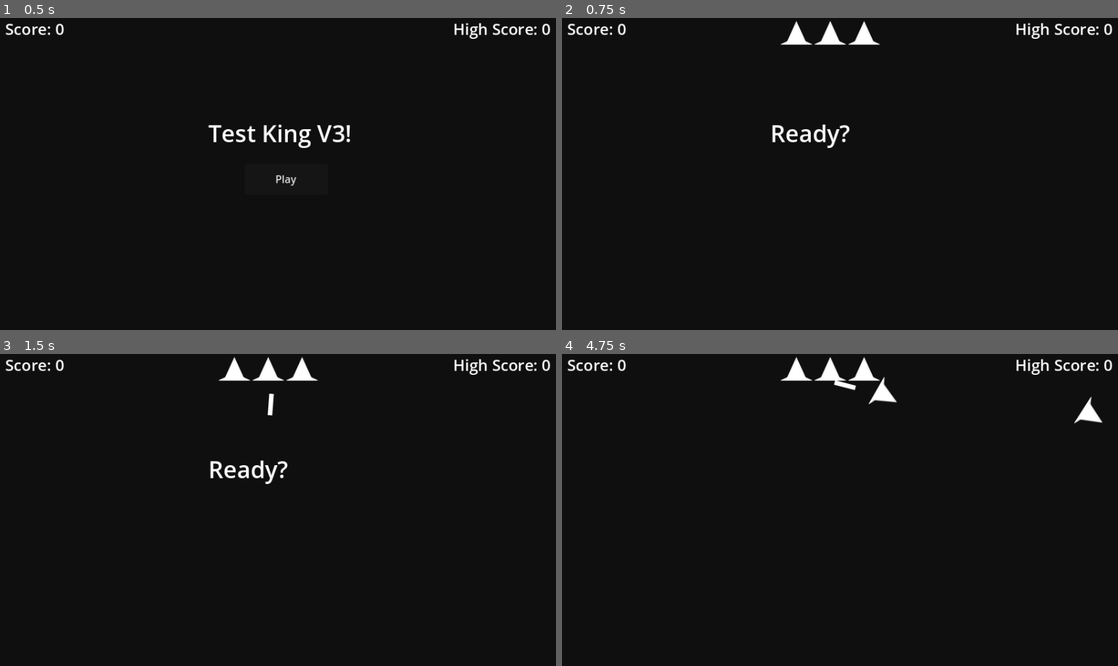
Above: before the commit, frames 1-4 (two rows, left to right).
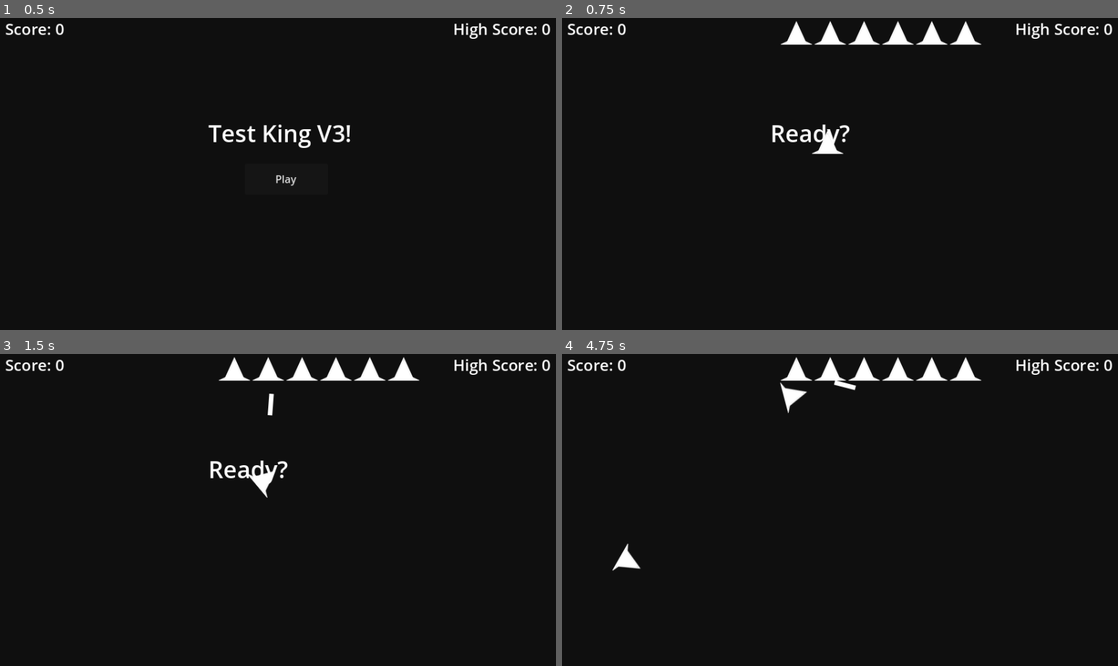
Above: after the commit, the same moments.

Repository: BlakeAvery/fg-asteroids
Game: Godot game, scene res://scenes/game.tscn
The game is run twice, just before and just after one commit, with the same random seed, the same clock (stepped at 60 frames per second) and the same inputs.
Inputs:
- Up to frame 1 (0.5 s): no input
- Up to frame 2 (0.75 s): click "Play" at 0.5 s
- Up to frame 3 (1.5 s): tap Enter at 1.25 s; hold D (right) from 1.28 s (still down); hold Space (shoot) from 1.28 s (still down)
- Up to frame 4 (4.75 s): release D (right) at 2.03 s; release Space (shoot) at 2.03 s; hold A (left) 2.03-2.78 s; tap Space (shoot) at 2.1, 3.6 s; hold D (right) 2.78-3.53 s; hold Space (shoot) 2.78-3.53 s; hold W (accel) 3.53-4.28 s; hold A (left) from 4.28 s (still down); hold Space (shoot) from 4.28 s (still down)

Frame 1 is identical in both runs. In frame 2, 0.7% of the frame differs, in the area x 44-76%, y 0-44%; in frame 3, 0.7%; in frame 4, 1.3%, in the area x 9-98%, y 0-70%.

Commit message:
UI implemented, kinda working. Asteroid soon

Diff:
--- a/scenes/game.tscn
+++ b/scenes/game.tscn
@@ -31,9 +31,16 @@
 
 [node name="RespawnTimer" type="Timer" parent="."]
 wait_time = 4.0
+one_shot = true
 
 [node name="UI" parent="." instance=ExtResource("3_ad3we")]
+
+[node name="EnemyShipSpawnTimer" type="Timer" parent="."]
+wait_time = 3.7
+
+[node name="AsteroidSpawnTimer" type="Timer" parent="."]
 
 [connection signal="death" from="Player" to="." method="_on_player_death"]
 [connection signal="shoot" from="Player" to="." method="_on_ship_shoot"]
 [connection signal="start_game" from="UI" to="." method="_on_ui_start"]
+[connection signal="timeout" from="EnemyShipSpawnTimer" to="." method="spawn_ship"]
--- a/scripts/game.gd
+++ b/scripts/game.gd
@@ -4,11 +4,10 @@
 var ship = preload("res://scenes/ship.tscn")
 
 var frame_timer: int = 0
-@export var ship_spawn_interval = 2 # Change this to modify how often enemy ships spawn. In seconds
 var game_active: bool = true # This will later be controlled by UI. Go away
 enum ui_states {BASE_TITLE, IN_GAME, RESPAWNING, GAME_OVER}
 
-@export var lives: int = 3
+@export var lives: int = 6
 var score: int = 0
 var high_score: int = 0
 
@@ -41,11 +40,7 @@
 	pass
 
 func _physics_process(delta):
-	frame_timer += 1
-	# Its messed up, right? I just wanted to see how this would perform really
-	if frame_timer / Engine.physics_ticks_per_second == ship_spawn_interval:
-		spawn_ship()
-		frame_timer = 0
+	pass
 
 
 func _on_ship_shoot(laser):
@@ -74,3 +69,6 @@
 	$UI.update_score(score)
 	$UI.update_lives(lives)
 	$UI.change_state(ui_states.IN_GAME)
+	$EnemyShipSpawnTimer.start()
+	$Player.show()
+	$Player.alive = true
--- a/scripts/ship.gd
+++ b/scripts/ship.gd
@@ -11,7 +11,7 @@
 
 var laser = preload("res://scenes/bullet.tscn")
 var shoot_cooldown: bool = false
-var alive: bool = true
+var alive: bool = false
 
 func die():
 	if controllable:
@@ -85,7 +85,7 @@
 			if input_vector.y == 0:
 				velocity = velocity.move_toward(Vector2.ZERO, deceleration)
 	move_and_slide()
-	# Now wrap this nigga around
+	# Screen wrap
 	var screen_size = get_viewport_rect().size
 	if global_position.y < 0:
 		global_position.y = screen_size.y
